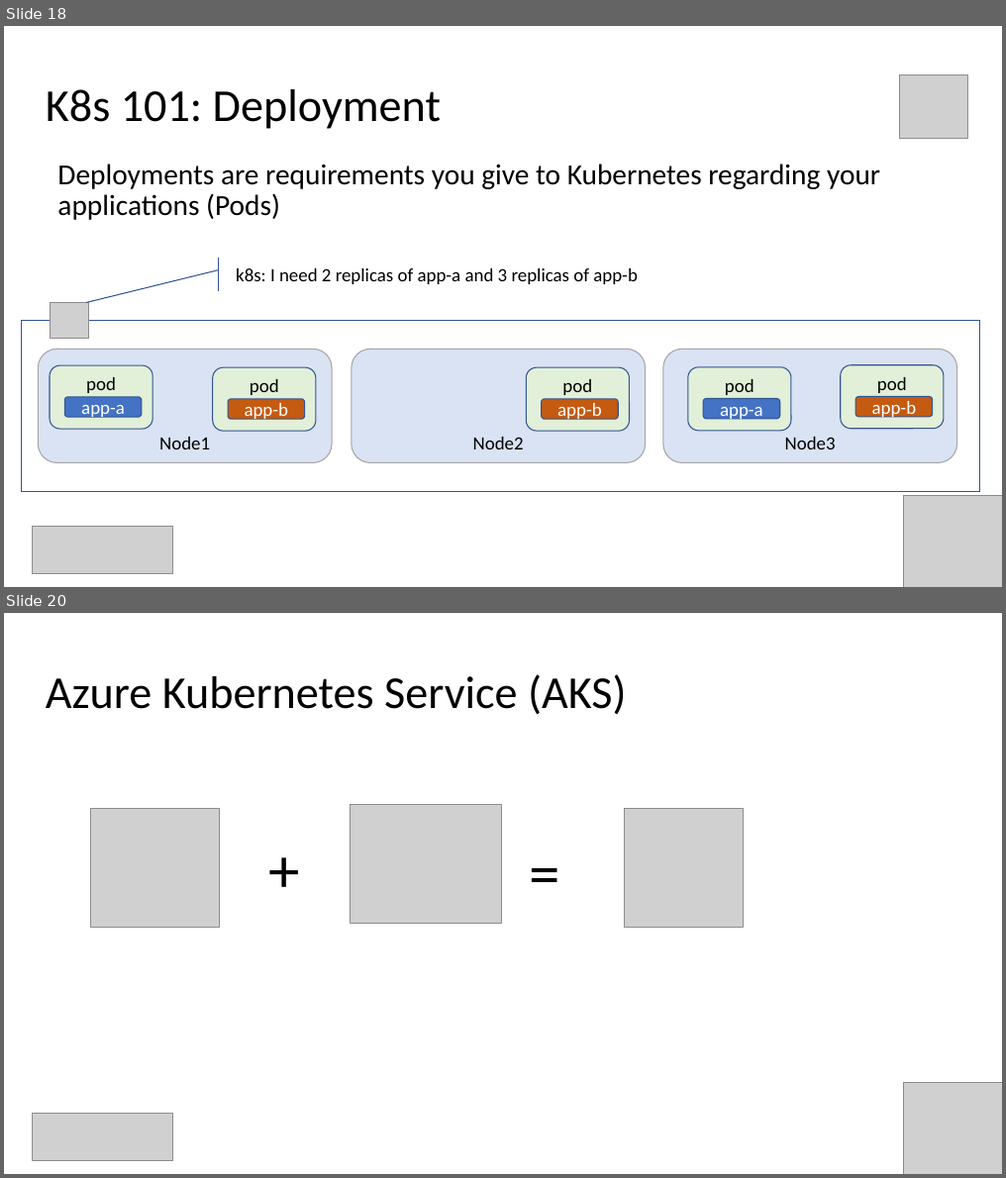
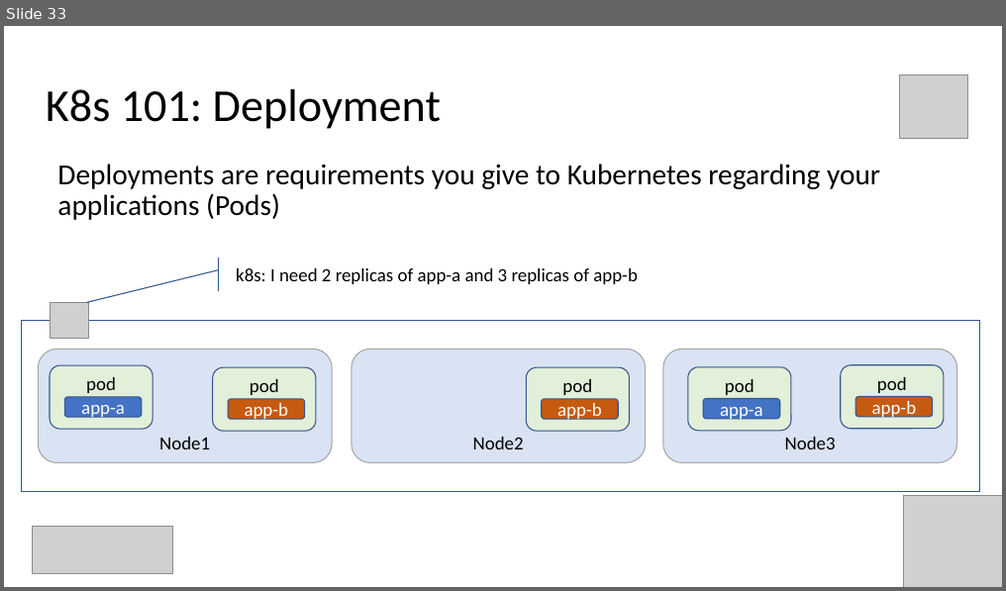
Before and after one commit to Infrastructure-AsCode/aks-101, a slide deck: slides/k8s-101.pptx. Shown one above the other, each under a label of ours: slides 18 and 20 before the commit, slide 33 after it; the slides between them are not shown. The pictures are 1006x1178 and 1006x591 pixels, drawn with LibreOffice and Linux fonts; fonts in the diff are those of the drawing; grey boxes stand for pictures. Boxes give left, top, right and bottom in pixels: in the first picture for what was removed or moved away, otherwise in the second. Text is boxed around its words. In the diff, an @@ line names an element or a change of style, - is before the commit and + after.

```diff
--- a/slides/k8s-101.pptx
+++ b/slides/k8s-101.pptx
@@ slide 20 removed at [4, 613, 1002, 1174], background #FFFFFF @@
@@ title removed at [46, 674, 627, 715] @@
-Azure Kubernetes Service (AKS)
@@ picture removed at [91, 808, 220, 927] @@
@@ picture removed at [350, 805, 502, 923] @@
@@ picture removed at [624, 808, 743, 928] @@
@@ text removed at [260, 827, 307, 909] @@
-+
@@ text removed at [522, 830, 568, 912] @@
-=
@@ picture removed at [904, 1082, 1002, 1174] @@
@@ picture removed at [33, 1114, 173, 1161] @@
@@ what was slide 18 is now slide 33 @@
```
Also in this commit, not shown: 12 slides changed, 1 slide added, 6 other slides removed, 2 other files.
